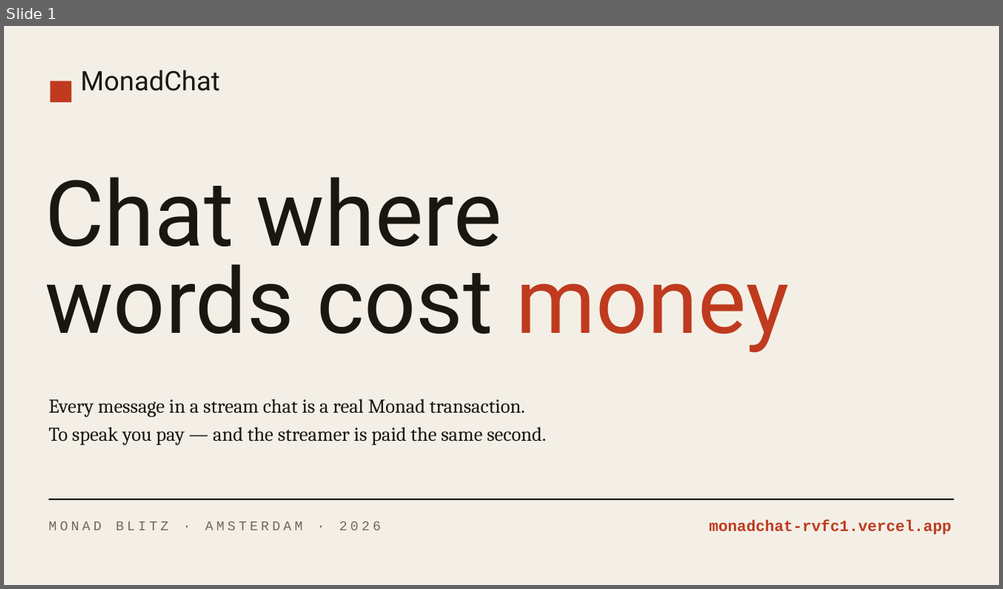
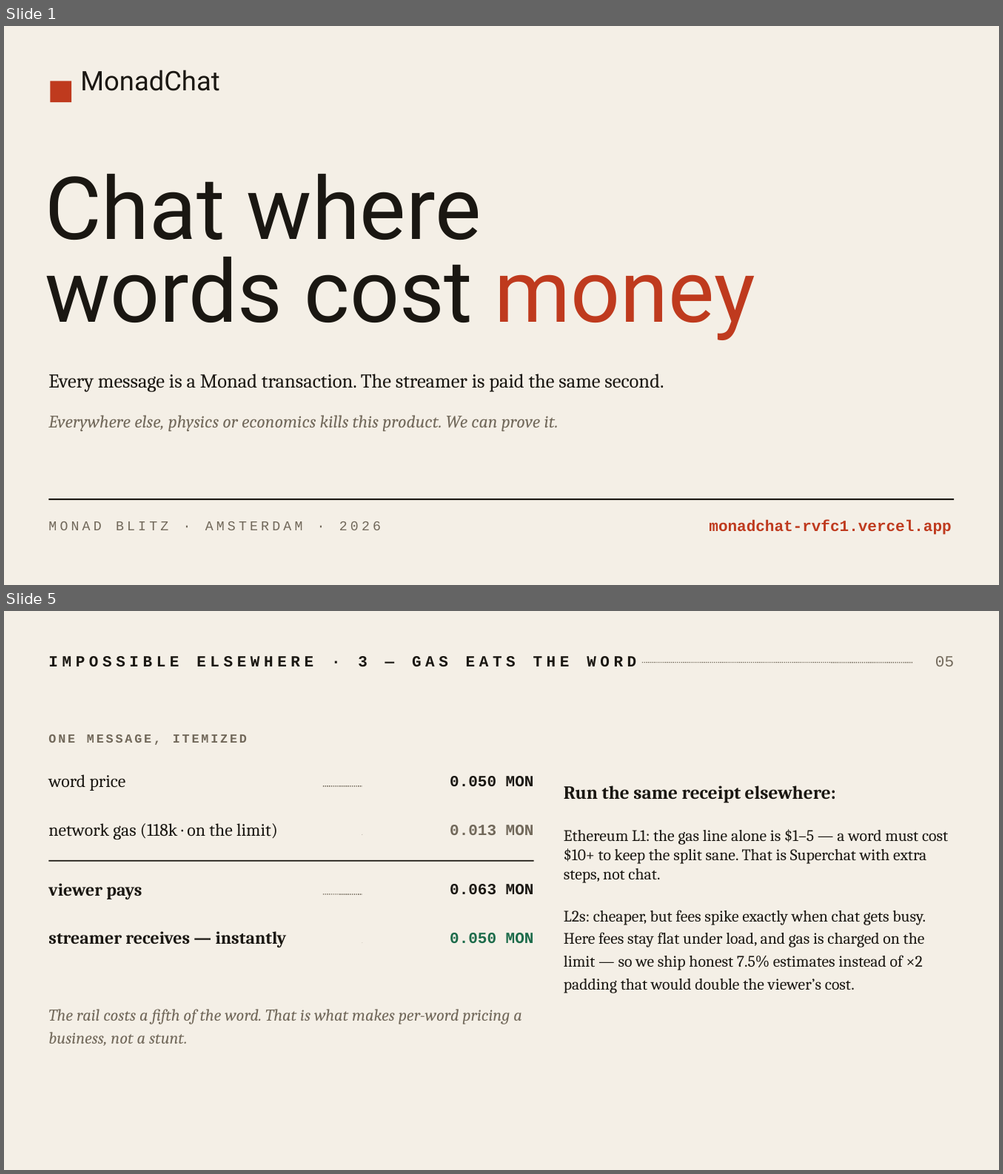
Before and after one commit to Nikita-sud/MonadChat, a slide deck: MonadChat-pitch.pptx. Shown one above the other, each under a label of ours: slide 1 before the commit, slides 1 and 5 after it; the slides between them are not shown. The pictures are 1003x589 and 1003x1174 pixels, drawn with LibreOffice and Linux fonts; fonts in the diff are those of the drawing. Boxes give left, top, right and bottom in pixels: in the first picture for what was removed or moved away, otherwise in the second. Text is boxed around its words. In the diff, an @@ line names an element or a change of style, - is before the commit and + after.

```diff
--- a/MonadChat-pitch.pptx
+++ b/MonadChat-pitch.pptx
@@ slide 5 added at (4,611,999,1170), background #F4EFE6 @@
@@ text added at (48,656,636,667), 15 pt, text #1A1712, bold @@
+IMPOSSIBLE ELSEWHERE · 3 — GAS EATS THE WORD
@@ line added from (642, 663) to (913, 663), #71685A 1 pt dashed @@
@@ text added at (935,656,953,667), 15 pt, text #71685A @@
+05
@@ text added at (48,735,247,745), 12 pt, text #71685A, bold @@
+ONE MESSAGE, ITEMIZED
@@ text added at (48,775,126,791), 17 pt, text #1A1712 @@
+word price
@@ line added from (324, 786) to (362, 786), #71685A 1 pt dashed @@
@@ text added at (449,776,534,786), 15 pt, text #1A1712, bold @@
+0.050 MON
@@ text added at (563,786,948,994), 15.5 pt, text #1A1712 @@
+Run the same receipt elsewhere:
+Ethereum L1: the gas line alone is $1–5 — a word must cost $10+ to keep the split sane. That is Superchat with extra steps, not chat.
+L2s: cheaper, but fees spike exactly when chat gets busy. Here fees stay flat under load, and gas is charged on the limit — so we ship honest 7.5% estimates instead of ×2 padding that would double the viewer’s cost.
@@ text added at (48,823,278,840), 17 pt, text #1A1712 @@
+network gas (118k · on the limit)
@@ text added at (449,825,534,835), 15 pt, text #71685A, bold @@
+0.013 MON
@@ line added from (362, 834) to (362, 834), #71685A 1 pt dashed @@
@@ line added from (48, 861) to (534, 861), #1A1712 1.2 pt @@
@@ text added at (48,883,142,900), 17 pt, text #1A1712, bold @@
+viewer pays
@@ line added from (324, 894) to (362, 894), #71685A 1 pt dashed @@
@@ text added at (449,884,534,895), 15 pt, text #1A1712, bold @@
+0.063 MON
@@ text added at (48,931,287,948), 17 pt, text #1A1712, bold @@
+streamer receives — instantly
@@ line added from (362, 943) to (362, 943), #71685A 1 pt dashed @@
@@ text added at (449,933,534,943), 15 pt, text #1C6B4A, bold @@
+0.050 MON
@@ text added at (48,1009,522,1046), 16 pt, text #71685A, italic @@
+The rail costs a fifth of the word. That is what makes per-word pricing a business, not a stunt.
@@ slide 1 changed as well @@
@@ text "Chat where words cost money" at (45,173,755,340): size 88 to 84 pt; line spacing 84pt to 80pt @@
@@ text at (48,374,663,392): text changed @@
-Every message in a stream chat is a real Monad transaction.
-To speak you pay — and the streamer is paid the same second.
+Every message is a Monad transaction. The streamer is paid the same second.
@@ text added at (48,415,558,432), 17 pt, text #71685A, italic @@
+Everywhere else, physics or economics kills this product. We can prove it.
```
Also in this commit, not shown: 2 other slides changed, 3 other slides added, 3 slides removed.
